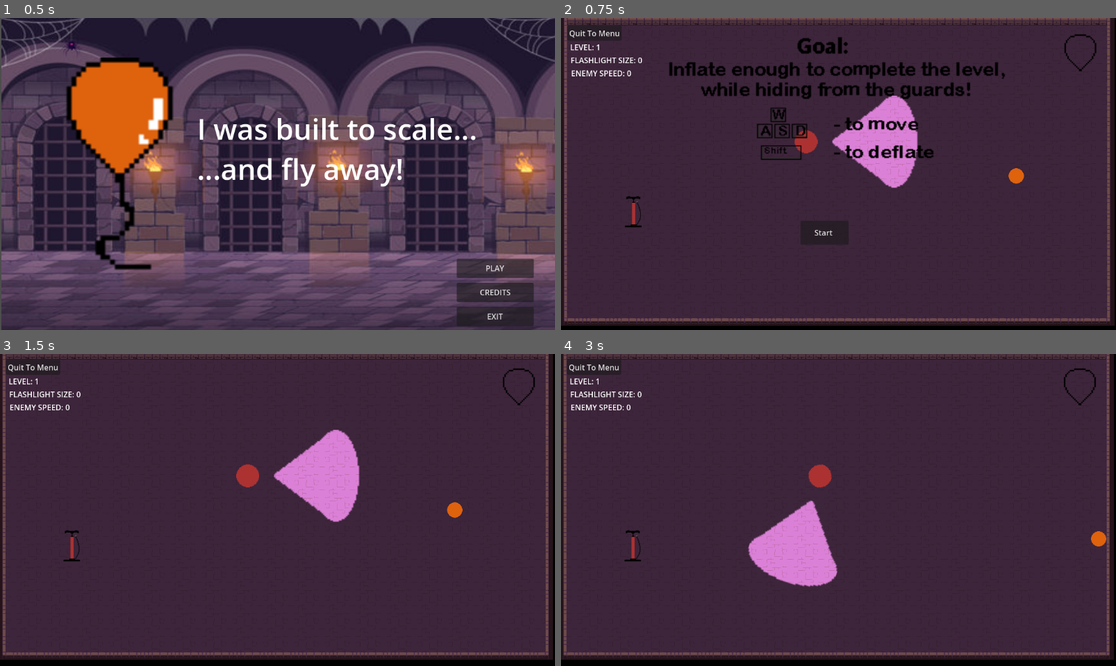
Above: before the commit, frames 1-4 (two rows, left to right).
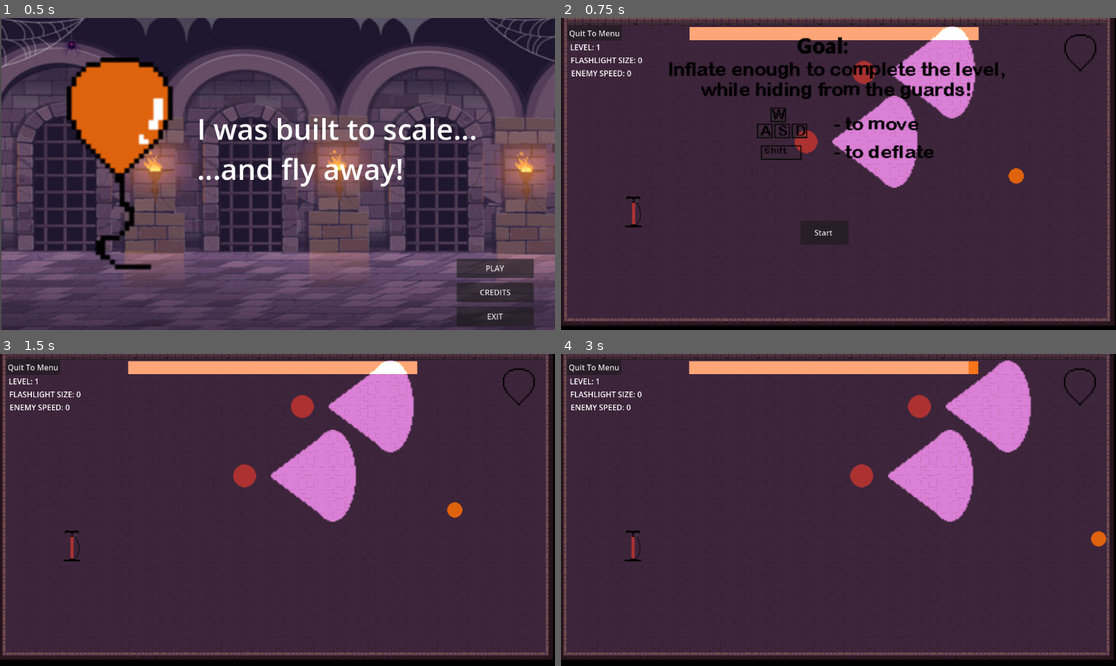
Above: after the commit, the same moments.

Repository: robliv/gamejam2024
Game: Godot game, scene res://scenes/game_manager.tscn
Two runs of this game, one before a commit and one after it. Both use one fixed random seed, a clock stepped at 60 frames per second and the inputs below.
Inputs:
- Up to frame 1 (0.5 s): no input
- Up to frame 2 (0.75 s): click "PLAY" at 0.5 s
- Up to frame 3 (1.5 s): click "Start" at 1.25 s
- Up to frame 4 (3 s): tap Enter (ui_accept) at 2, 2.27 s; hold D (move_right) 2.03-2.78 s; hold S (move_down) from 2.78 s (still down)

Frame 1 is identical in both runs. In frame 2, 4.7% of the frame differs, in the area x 23-76%, y 2-33%; in frame 3, 5.7%; in frame 4, 11%, in the area x 23-85%, y 2-75%.

Commit message:
final fixes

Diff:
--- a/project/scenes/game.tscn
+++ b/project/scenes/game.tscn
@@ -1,13 +1,20 @@
-[gd_scene load_steps=9 format=3 uid="uid://d1y4aagwioo61"]
+[gd_scene load_steps=12 format=3 uid="uid://d1y4aagwioo61"]
 
 [ext_resource type="Script" path="res://scripts/game.gd" id="1_fkfh4"]
-[ext_resource type="PackedScene" path="res://scenes/game_room.tscn" id="2_7c3w0"]
+[ext_resource type="PackedScene" uid="uid://btfdqd48x8bi1" path="res://scenes/game_room.tscn" id="2_7c3w0"]
 [ext_resource type="PackedScene" uid="uid://hmgof7efpjlm" path="res://scenes/player.tscn" id="3_3iinj"]
 [ext_resource type="AudioStream" uid="uid://dw4p4ssjgnhb3" path="res://assets/Dark sneaky ambient.mp3" id="5_jtqwn"]
 [ext_resource type="Texture2D" uid="uid://cg2wpq24gff" path="res://assets/controls.png" id="6_qw7v8"]
 [ext_resource type="Texture2D" uid="uid://ytjwwf6n7wy5" path="res://assets/goal.png" id="7_8fh50"]
 [ext_resource type="Texture2D" uid="uid://eevxrk60qr85" path="res://assets/empty.png" id="8_h02ov"]
+[ext_resource type="AudioStream" uid="uid://b65fhbkvumu7x" path="res://assets/heartbeat-sound-effect-111218.mp3" id="9_8yuov"]
 [ext_resource type="Script" path="res://scenes/ballon_indicator.gd" id="9_khcqq"]
+
+[sub_resource type="StyleBoxFlat" id="StyleBoxFlat_skhu4"]
+bg_color = Color(0.980586, 0.455927, 0.0988782, 1)
+
+[sub_resource type="StyleBoxFlat" id="StyleBoxFlat_ofglh"]
+bg_color = Color(0.997182, 0.648832, 0.470819, 1)
 
 [node name="Game" type="Control"]
 layout_mode = 3
@@ -78,6 +85,27 @@
 horizontal_alignment = 1
 vertical_alignment = 1
 
+[node name="Control" type="Control" parent="."]
+anchors_preset = 0
+offset_left = 498.0
+offset_top = 200.0
+offset_right = 538.0
+offset_bottom = 240.0
+
+[node name="ProgressBar" type="ProgressBar" parent="Control"]
+custom_minimum_size = Vector2(600, 25)
+layout_mode = 0
+offset_left = -228.0
+offset_top = -180.0
+offset_right = 372.0
+offset_bottom = -153.0
+theme_override_styles/background = SubResource("StyleBoxFlat_skhu4")
+theme_override_styles/fill = SubResource("StyleBoxFlat_ofglh")
+max_value = 30.0
+step = 1.0
+value = 30.0
+show_percentage = false
+
 [node name="StartingInfo" type="Node2D" parent="."]
 
 [node name="Controls" type="Sprite2D" parent="StartingInfo"]
@@ -103,3 +131,15 @@
 scale = Vector2(1.5, 1.5)
 texture = ExtResource("8_h02ov")
 script = ExtResource("9_khcqq")
+
+[node name="Timer" type="Timer" parent="."]
+autostart = true
+
+[node name="Heartbeat" type="AudioStreamPlayer2D" parent="."]
+stream = ExtResource("9_8yuov")
+volume_db = 24.0
+max_distance = 4000.0
+attenuation = 0.267943
+panning_strength = 1.89
+
+[connection signal="timeout" from="Timer" to="." method="_on_timer_timeout"]
--- a/project/scenes/guard.gd
+++ b/project/scenes/guard.gd
@@ -20,12 +20,16 @@
 
 var detected: bool = false
 
+var target_rotation_degrees: float
+var rotation_speed: float = 100.0
+
 func _ready() -> void:
 	light = $PointLight2D
 	lightDetectionArea = $Area2D/CollisionPolygon2D
 	alertAudio = $AudioStreamPlayer2D
 
 	speed += (Globals.enemy_speed * 50)
+	rotation_speed += (Globals.enemy_speed * 50)
 
 	light.texture_scale += (0.2 * Globals.flashlight_size)
 	light.offset += Vector2((6.2 * Globals.flashlight_size), 0)
@@ -35,13 +39,7 @@
 	# Create and start the timer
 	state_timer = Timer.new()
 
-	if current_state == EnemyState.MOVE_FORWARD:
-		state_timer.wait_time = 2
-	elif current_state == EnemyState.STAND:
-		state_timer.wait_time = 0.1
-	else:
-		state_timer.wait_time = randf_range(0.1, 0.5)
-
+	state_timer.wait_time = 0.5
 	state_timer.timeout.connect(_on_state_timer_timeout)
 	add_child(state_timer)
 	state_timer.start()
@@ -65,12 +63,23 @@
 			pass
 
 		EnemyState.CHANGE_DIRECTION:
-			# Direction change is handled in the timeout function
-			pass
+			var angle_difference = wrapf(target_rotation_degrees - rotation_degrees, -180.0, 180.0)
+
+			# Determine the step to rotate based on the rotation speed and delta time
+			var step = rotation_speed * delta
+
+			# If the angle difference is small, snap to the target
+			if abs(angle_difference) <= step:
+				rotation_degrees = target_rotation_degrees
+			else:
+				# Rotate towards the target angle, considering the shortest path
+				rotation_degrees += sign(angle_difference) * step
+
+			# Update the direction vector based on the current rotation
+			direction = Vector2(cos(deg_to_rad(rotation_degrees)), sin(deg_to_rad(rotation_degrees))).normalized()
 
 # Called when the timer times out
 func _on_state_timer_timeout() -> void:
-
 	# Randomly select the next state
 	if detected:
 		current_state = EnemyState.STAND
@@ -80,15 +89,12 @@
 	current_state = random_state
 
 	if current_state == EnemyState.CHANGE_DIRECTION:
-		# Randomly choose a new direction and rotate the enemy accordingly
-		var random_angle_degrees = randi() % 360
-		var random_angle_radians = deg_to_rad(random_angle_degrees)
-
-		# Calculate the direction vector based on the random angle
-		direction = Vector2(cos(random_angle_radians), sin(random_angle_radians)).normalized()
-
-		# Set the rotation to the random angle
-		rotation_degrees = random_angle_degrees
+		target_rotation_degrees = randi() % 360
+		state_timer.wait_time = randf_range(1, 2)
+	elif current_state == EnemyState.STAND:
+		state_timer.wait_time = 0.1
+	elif current_state == EnemyState.MOVE_FORWARD:
+		state_timer.wait_time = randf_range(1, 2)
 
 
 func _on_area_2d_body_entered(body: Node2D) -> void:
--- a/project/scenes/player.tscn
+++ b/project/scenes/player.tscn
@@ -38,6 +38,7 @@
 offset_right = 10.0
 offset_bottom = 11.0
 scale = Vector2(1.5, 1.5)
+circle_duration = 0.5
 
 [node name="CPUParticles2D" type="CPUParticles2D" parent="Player"]
 emitting = false
--- a/project/scripts/game.gd
+++ b/project/scripts/game.gd
@@ -19,6 +19,9 @@
 
 signal request_level
 
+@onready var progress_bar = $Control/ProgressBar
+
+
 func _ready():
 	place_pickup_randomly()
 	if Globals.current_level % 5 == 0:
@@ -30,9 +33,7 @@
 
 	var enemy_scene: PackedScene = load(ENEMY_PREFAB)
 
-	var enemey_count = (Globals.current_level / 5) + 1;
-
-	print("enemy count = ", enemey_count)
+	var enemey_count = (Globals.current_level / 5) + 2;
 
 	for n in enemey_count:
 		var instance: Node2D = enemy_scene.instantiate() as Node2D
@@ -64,6 +65,7 @@
 	else:
 		starting_info.visible = false
 
+	$Timer.start()
 
 func _on_menu_button_pressed():
 	print("Menu button was pressed")
@@ -98,3 +100,17 @@
 	print("Item was picked up")
 	place_pickup_randomly()
 	$GameRoot/player/Player.scale_character()
+
+
+func _on_timer_timeout() -> void:
+	# Decrease the ProgressBar value by 1
+	progress_bar.value -= 1
+
+	if progress_bar.value < 10:
+		$Heartbeat.play()
+		$Heartbeat.pitch_scale += 0.01
+	# Optionally, check if the value has reached zero
+	if progress_bar.value <= 0:
+		# Stop the timer if the value is 0 or below
+		$Timer.stop()
+		_on_request_endgame()
Not shown, added: project/assets/heartbeat-sound-effect-111218.mp3.import
Not shown, added: project/assets/heartbeat-sound-effect-111218.mp3
